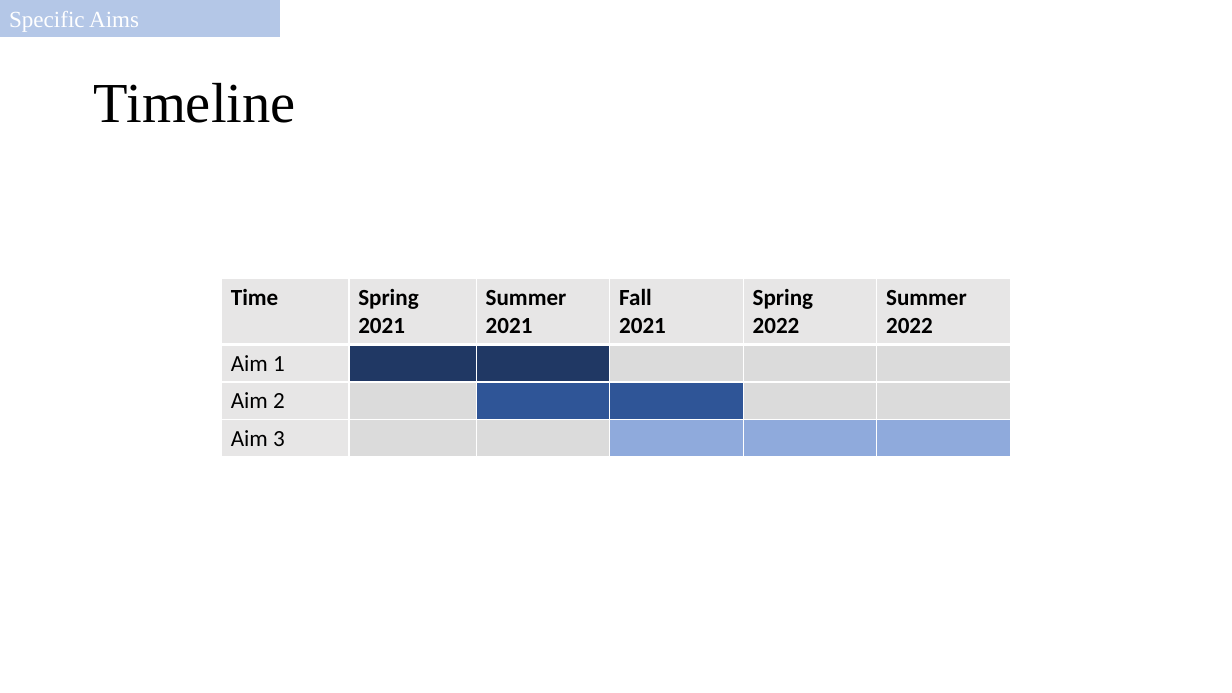
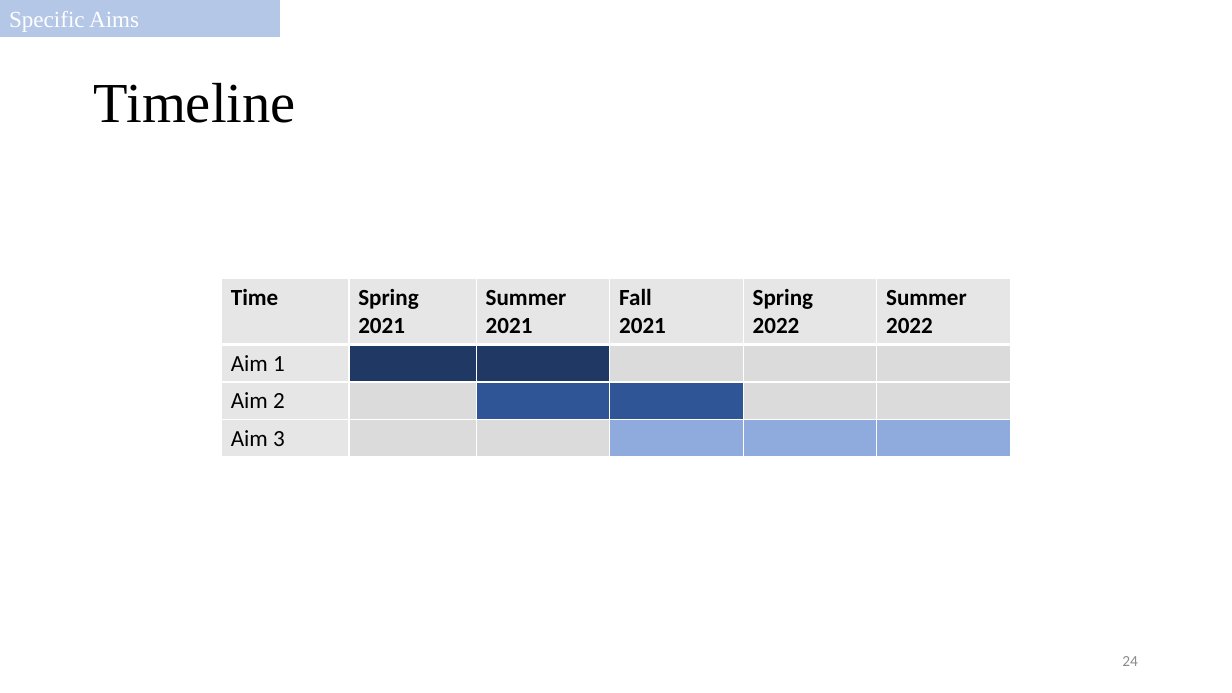
Before and after one commit to salvadorlab/Bovis-PangenomeOfReservoirs, a slide deck: slide 24 of Resources/2021_committeemeeting.pptx (slide 22 before the commit). Drawn at 1232x693 pixels with LibreOffice and Linux fonts; fonts in the diff are those of the drawing. Boxes give left, top, right and bottom in pixels: in the first picture for what was removed or moved away, otherwise in the second. Text is boxed around its words. In the diff, an @@ line names an element or a change of style, - is before the commit and + after.

```diff
--- a/Resources/2021_committeemeeting.pptx
+++ b/Resources/2021_committeemeeting.pptx
@@ page number added at (1122,656,1138,666), 12 pt, text #8C8C8C @@
+24
```
Also in this commit, not shown: 21 other slides changed, 3 slides added, 1 slide removed.
